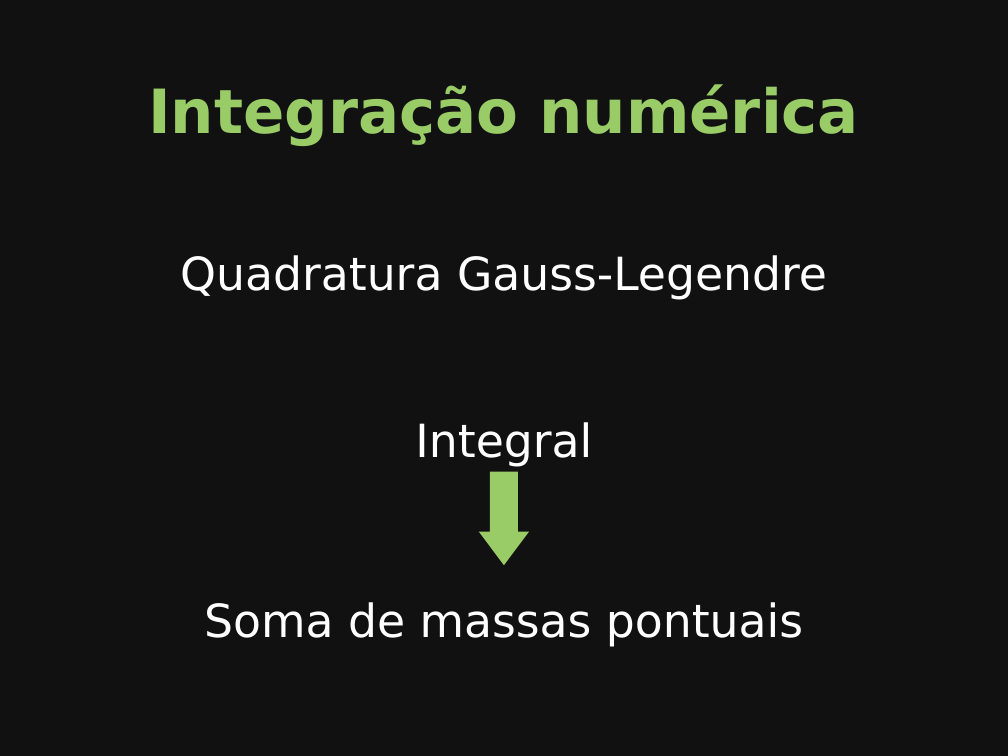
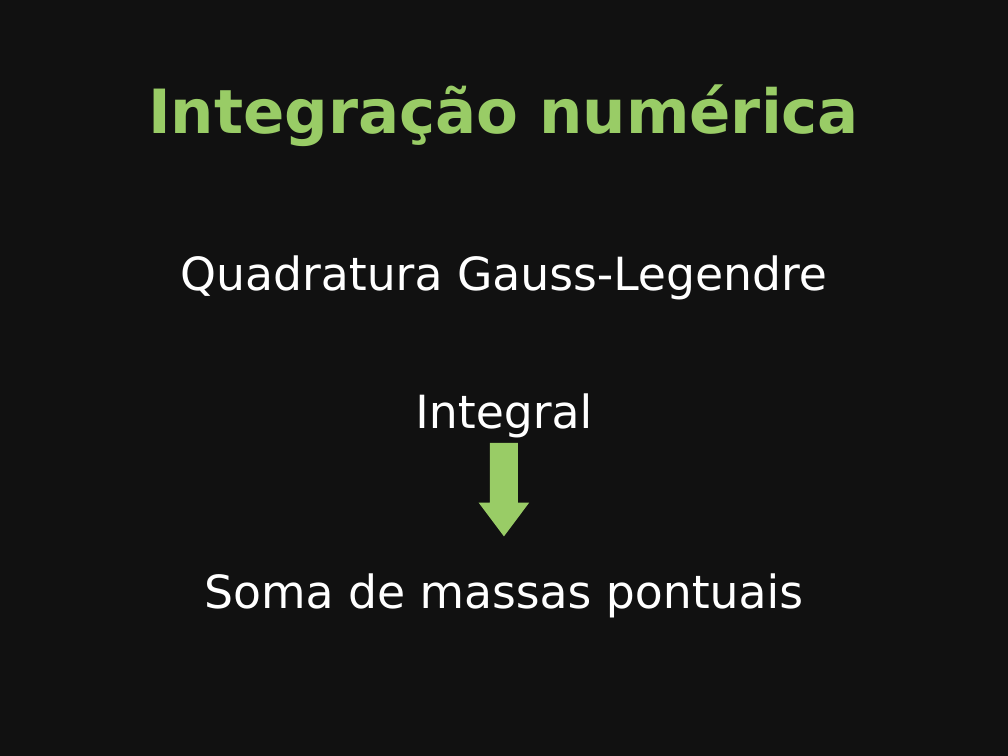
Before and after one commit to leouieda/seminario-on-2014, a slide deck: slide 6 of slides.odp (slide 5 before the commit). Drawn at 1008x756 pixels with LibreOffice and Linux fonts; fonts in the diff are those of the drawing. Boxes give left, top, right and bottom in pixels: in the first picture for what was removed or moved away, otherwise in the second. Text is boxed around its words. In the diff, an @@ line names an element or a change of style, - is before the commit and + after.

```diff
--- a/slides.odp
+++ b/slides.odp
@@ 2 texts, 1 down arrow: place and size @@
-2 texts, 1 down arrow at (204, 422, 803, 647)
+2 texts, 1 down arrow at (204, 393, 803, 618)
```
Also in this commit, not shown: 6 other slides changed, 25 slides added, 1 slide removed, 1 other file.
